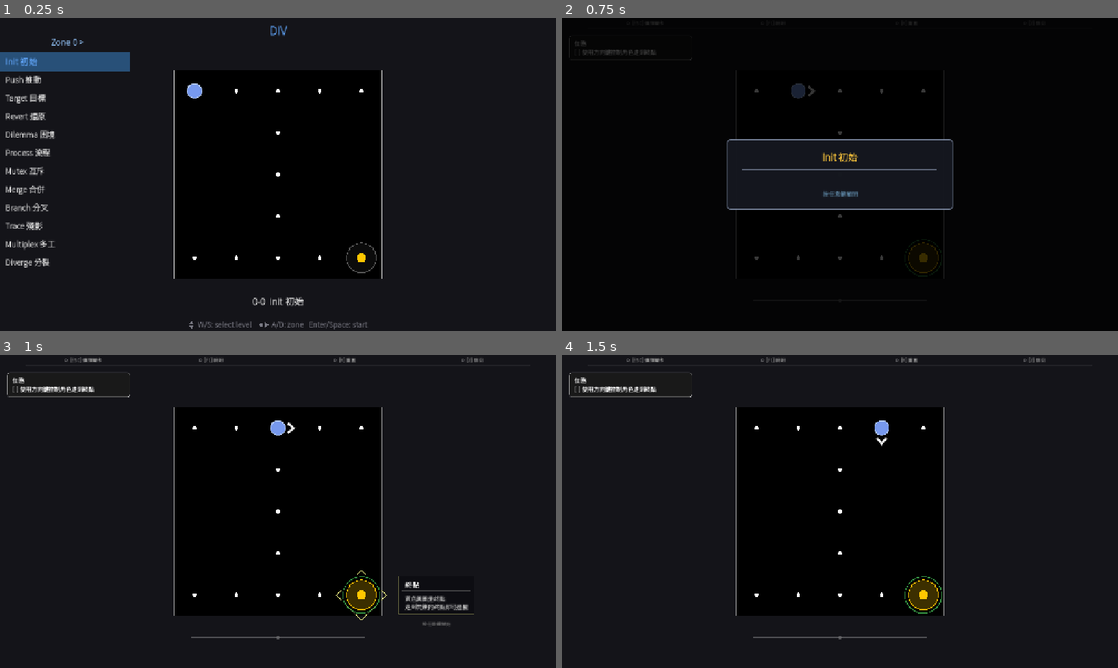
Above: before the commit, frames 1-4 (two rows, left to right).
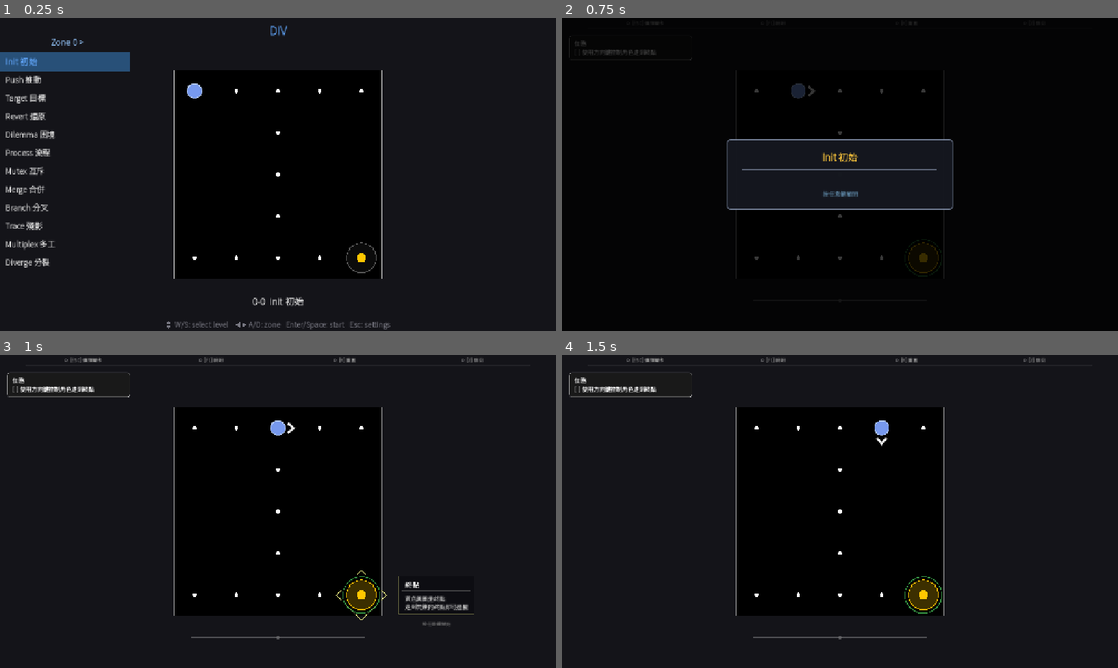
Above: after the commit, the same moments.

Repository: Periodev/DIV
Game: Godot game, scene res://scenes/main.tscn
Same seed, same stepped clock (60 frames per second), same inputs: the game is played once before the commit and once after it.
Inputs:
- Up to frame 1 (0.25 s): no input
- Up to frame 2 (0.75 s): tap Enter at 0.5, 0.6 s; hold Right from 0.53 s (still down)
- Up to frame 3 (1 s): keep holding Right; tap Space at 0.77 s; tap Keypad Enter at 0.8 s
- Up to frame 4 (1.5 s): tap Space at 1.07 s; release Right at 1.28 s; hold S from 1.28 s (still down); tap Keypad Enter at 1.35 s

The runs differ from the first frame. In frame 1, 0.4% of the frame differs, in the area x 30-71%, y 96-100%; in frame 2, nothing differs; in frame 3, nothing differs; in frame 4, nothing differs.

Commit message:
Add Settings scene: language toggle (ZH/EN) + key bindings reference
- GameData: add language field, load_settings()/save_settings() persisted to user://settings.json
- Settings.gd/settings.tscn: new full-screen Control with ZH/EN buttons and controls table
- LevelSelect: Esc opens Settings; footer shows Esc: settings hint

Co-Authored-By: Claude Sonnet 4.6 <noreply@anthropic.com>

Diff:
--- /dev/null
+++ b/godot/scenes/settings.tscn
@@ -0,0 +1,10 @@
+[gd_scene load_steps=2 format=3]
+
+[ext_resource type="Script" path="res://scripts/Settings.gd" id="1"]
+
+[node name="Settings" type="Control"]
+layout_mode = 3
+anchors_preset = 15
+anchor_right = 1.0
+anchor_bottom = 1.0
+script = ExtResource("1")
--- a/godot/scripts/GameData.gd
+++ b/godot/scripts/GameData.gd
@@ -5,8 +5,10 @@
 var all_levels: Array = []   # loaded once, shared between scenes
 
 const PROGRESS_PATH := "user://progress.json"
+const SETTINGS_PATH := "user://settings.json"
 
 var played_ids: Dictionary = {}  # id -> true
+var language: String = "zh"     # "zh" | "en"
 
 
 func _ready() -> void:
@@ -23,7 +25,32 @@
 				(node as Label).add_theme_font_override("font", fv)
 			elif node is RichTextLabel:
 				(node as RichTextLabel).add_theme_font_override("normal_font", fv))
+	load_settings()
 	load_progress()
+
+
+func load_settings() -> void:
+	if not FileAccess.file_exists(SETTINGS_PATH):
+		return
+	var f := FileAccess.open(SETTINGS_PATH, FileAccess.READ)
+	if f == null:
+		return
+	var text := f.get_as_text()
+	f.close()
+	var parsed = JSON.parse_string(text)
+	if typeof(parsed) != TYPE_DICTIONARY:
+		return
+	var lang: String = str((parsed as Dictionary).get("language", "zh"))
+	if lang == "zh" or lang == "en":
+		language = lang
+
+
+func save_settings() -> void:
+	var f := FileAccess.open(SETTINGS_PATH, FileAccess.WRITE)
+	if f == null:
+		return
+	f.store_string(JSON.stringify({"language": language}, "\t"))
+	f.close()
 
 
 func load_progress() -> void:
--- a/godot/scripts/LevelSelect.gd
+++ b/godot/scripts/LevelSelect.gd
@@ -76,6 +76,8 @@
 			_move_cursor(1)
 		KEY_ENTER, KEY_KP_ENTER, KEY_SPACE:
 			_start_level()
+		KEY_ESCAPE:
+			get_tree().change_scene_to_file("res://scenes/settings.tscn")
 
 
 func _draw() -> void:
@@ -159,7 +161,7 @@
 		return
 	var r := 4.5
 	var seg1 := "  W/S: select level    "
-	var seg2 := "  A/D: zone   Enter/Space: start"
+	var seg2 := "  A/D: zone   Enter/Space: start   Esc: settings"
 	var w1 := font.get_string_size(seg1, HORIZONTAL_ALIGNMENT_LEFT, -1.0, fs).x
 	var w2 := font.get_string_size(seg2, HORIZONTAL_ALIGNMENT_LEFT, -1.0, fs).x
 	var pair_vw := r * 2.8   # ↑↓ pair width
--- /dev/null
+++ b/godot/scripts/Settings.gd
@@ -0,0 +1,179 @@
+# Settings.gd - Language toggle + key bindings reference
+extends Control
+
+const BG_C     := Color8(20, 20, 25)
+const TEXT_C   := Color8(220, 220, 220)
+const MUTED_C  := Color8(120, 120, 130)
+const TITLE_C  := Color8(96, 165, 250)
+const SEL_BG_C := Color8(40, 80, 120)
+const SEL_C    := Color8(96, 165, 250)
+const DIV_C    := Color8(50, 55, 65)
+
+const LABELS := {
+	"zh": {
+		"language": "語言",
+		"controls": "按鍵說明",
+		"back": "← 返回",
+		"hint": "←/→ 切換語言　Enter/Esc 返回",
+		"keys": [
+			["移動", "←↑↓→ / WASD"],
+			["撿取 / 放下", "X / Space"],
+			["分裂", "V"],
+			["合併", "V（已分裂時）"],
+			["切換視角", "Tab"],
+			["預覽", "M"],
+			["說明", "F1"],
+			["重置", "R"],
+			["復原", "Z"],
+			["選單", "Esc"],
+		],
+	},
+	"en": {
+		"language": "Language",
+		"controls": "Controls",
+		"back": "← Back",
+		"hint": "←/→ language   Enter/Esc back",
+		"keys": [
+			["Move", "←↑↓→ / WASD"],
+			["Pickup / Drop", "X / Space"],
+			["Diverge", "V"],
+			["Merge", "V (when diverged)"],
+			["Switch View", "Tab"],
+			["Preview", "M"],
+			["Info", "F1"],
+			["Restart", "R"],
+			["Undo", "Z"],
+			["Menu", "Esc"],
+		],
+	},
+}
+
+var selected_lang: String = "zh"
+
+
+func _ready() -> void:
+	set_process_unhandled_key_input(true)
+	var gd = _get_game_data()
+	if gd != null:
+		selected_lang = gd.language
+	queue_redraw()
+
+
+func _unhandled_key_input(event: InputEvent) -> void:
+	if not (event is InputEventKey):
+		return
+	var ke: InputEventKey = event as InputEventKey
+	if not ke.pressed or ke.echo:
+		return
+	match ke.keycode:
+		KEY_LEFT, KEY_A:
+			selected_lang = "zh"
+			queue_redraw()
+		KEY_RIGHT, KEY_D:
+			selected_lang = "en"
+			queue_redraw()
+		KEY_ENTER, KEY_KP_ENTER, KEY_ESCAPE:
+			_confirm_and_back()
+
+
+func _confirm_and_back() -> void:
+	var gd = _get_game_data()
+	if gd != null:
+		gd.language = selected_lang
+		gd.save_settings()
+	get_tree().change_scene_to_file("res://scenes/level_select.tscn")
+
+
+func _draw() -> void:
+	var w: float = size.x
+	var h: float = size.y
+	draw_rect(Rect2(0, 0, w, h), BG_C)
+
+	var lang := LABELS.get(selected_lang, LABELS["en"]) as Dictionary
+	var cx := w * 0.5
+
+	# Title
+	_draw_td("DIV", cx, 30.0, TITLE_C, 27, HORIZONTAL_ALIGNMENT_CENTER, true)
+
+	var cy := 75.0
+
+	# ── Language ──
+	var lang_hdr := "LANGUAGE  /  " + str(lang.get("language", "Language"))
+	_draw_td(lang_hdr, cx, cy, MUTED_C, 15, HORIZONTAL_ALIGNMENT_CENTER, true)
+	cy += 34.0
+
+	var btn_w := 64.0
+	var btn_h := 28.0
+	var gap   := 14.0
+	var zh_x  := cx - gap * 0.5 - btn_w
+	var en_x  := cx + gap * 0.5
+	var btn_y := cy - btn_h * 0.5
+
+	_draw_lang_btn("ZH", zh_x, btn_y, btn_w, btn_h, selected_lang == "zh")
+	_draw_lang_btn("EN", en_x, btn_y, btn_w, btn_h, selected_lang == "en")
+	cy += 30.0
+
+	# Divider
+	draw_line(Vector2(cx - 220, cy), Vector2(cx + 220, cy), DIV_C, 1.0)
+	cy += 22.0
+
+	# ── Controls ──
+	var ctrl_hdr := "CONTROLS  /  " + str(lang.get("controls", "Controls"))
+	_draw_td(ctrl_hdr, cx, cy, MUTED_C, 15, HORIZONTAL_ALIGNMENT_CENTER, true)
+	cy += 28.0
+
+	var label_rx := cx - 14.0
+	var key_lx   := cx + 14.0
+	var row_h    := 27.0
+	var keys: Array = lang.get("keys", []) as Array
+	for pair in keys:
+		var arr := pair as Array
+		if arr.size() < 2:
+			continue
+		_draw_td(str(arr[0]), label_rx, cy, TEXT_C, 16, HORIZONTAL_ALIGNMENT_RIGHT, true)
+		_draw_td(str(arr[1]), key_lx,   cy, MUTED_C, 16, HORIZONTAL_ALIGNMENT_LEFT,  true)
+		cy += row_h
+
+	cy += 6.0
+	draw_line(Vector2(cx - 220, cy), Vector2(cx + 220, cy), DIV_C, 1.0)
+	cy += 26.0
+
+	# Back / hint
+	_draw_td(str(lang.get("back", "← Back")), cx, cy, MUTED_C, 16, HORIZONTAL_ALIGNMENT_CENTER, true)
+	cy += 26.0
+	_draw_td(str(lang.get("hint", "")), cx, h - 22.0, MUTED_C, 14, HORIZONTAL_ALIGNMENT_CENTER, true)
+
+
+func _draw_lang_btn(label: String, bx: float, by: float, bw: float, bh: float, active: bool) -> void:
+	if active:
+		draw_rect(Rect2(bx, by, bw, bh), SEL_BG_C)
+	draw_rect(Rect2(bx, by, bw, bh), SEL_C if active else MUTED_C, false, 1.0)
+	_draw_td(label, bx + bw * 0.5, by + bh * 0.5, SEL_C if active else MUTED_C, 15, HORIZONTAL_ALIGNMENT_CENTER, true)
+
+
+func _draw_td(
+	text: String,
+	x: float,
+	y_td: float,
+	color: Color,
+	font_size: int,
+	align: int = HORIZONTAL_ALIGNMENT_LEFT,
+	center_y: bool = false
+) -> void:
+	if text == "":
+		return
+	var font: Font = ThemeDB.fallback_font
+	if font == null:
+		return
+	var text_w: float = font.get_string_size(text, HORIZONTAL_ALIGNMENT_LEFT, -1.0, font_size).x
+	var baseline_y: float = y_td + (font_size * 0.35 if center_y else 0.0)
+	var draw_x: float = x
+	if align == HORIZONTAL_ALIGNMENT_CENTER:
+		draw_x = x - text_w * 0.5
+	elif align == HORIZONTAL_ALIGNMENT_RIGHT:
+		draw_x = x - text_w
+	draw_string(font, Vector2(draw_x, baseline_y), text, HORIZONTAL_ALIGNMENT_LEFT, -1.0, font_size, color)
+
+
+func _get_game_data():
+	return get_node_or_null("/root/GameData")
Not shown, added: godot/scripts/Settings.gd.uid
